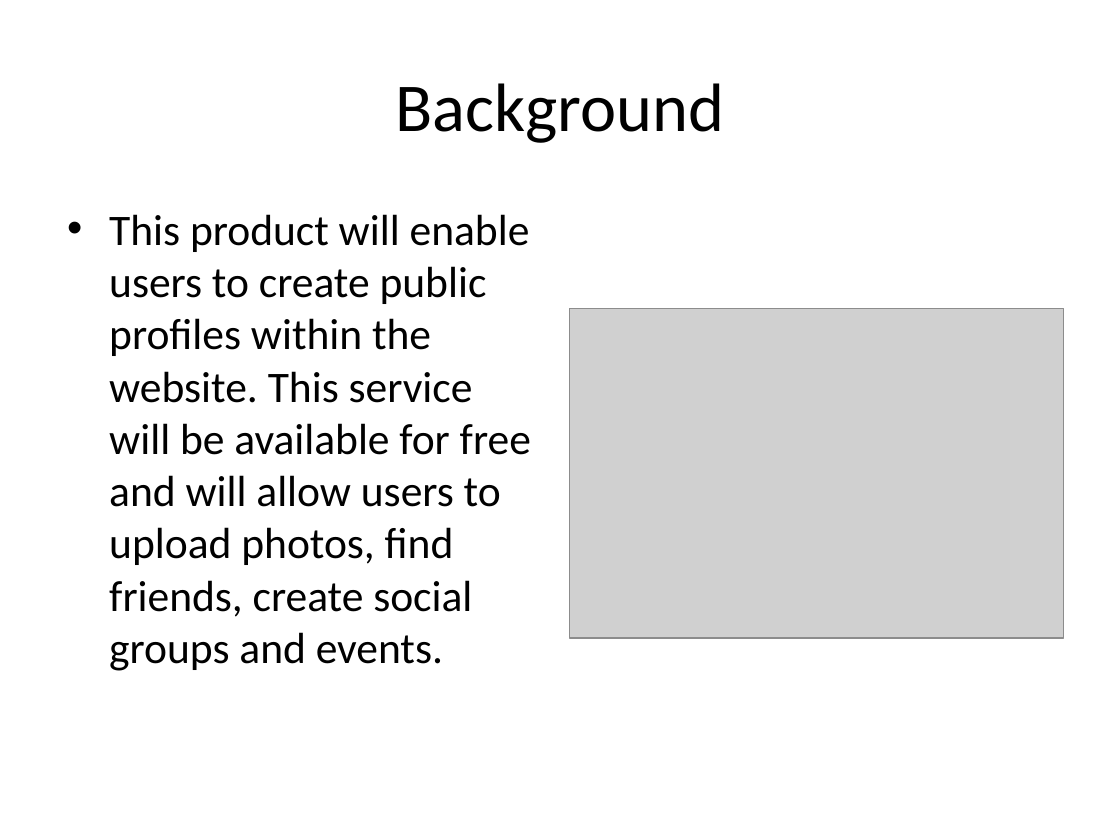
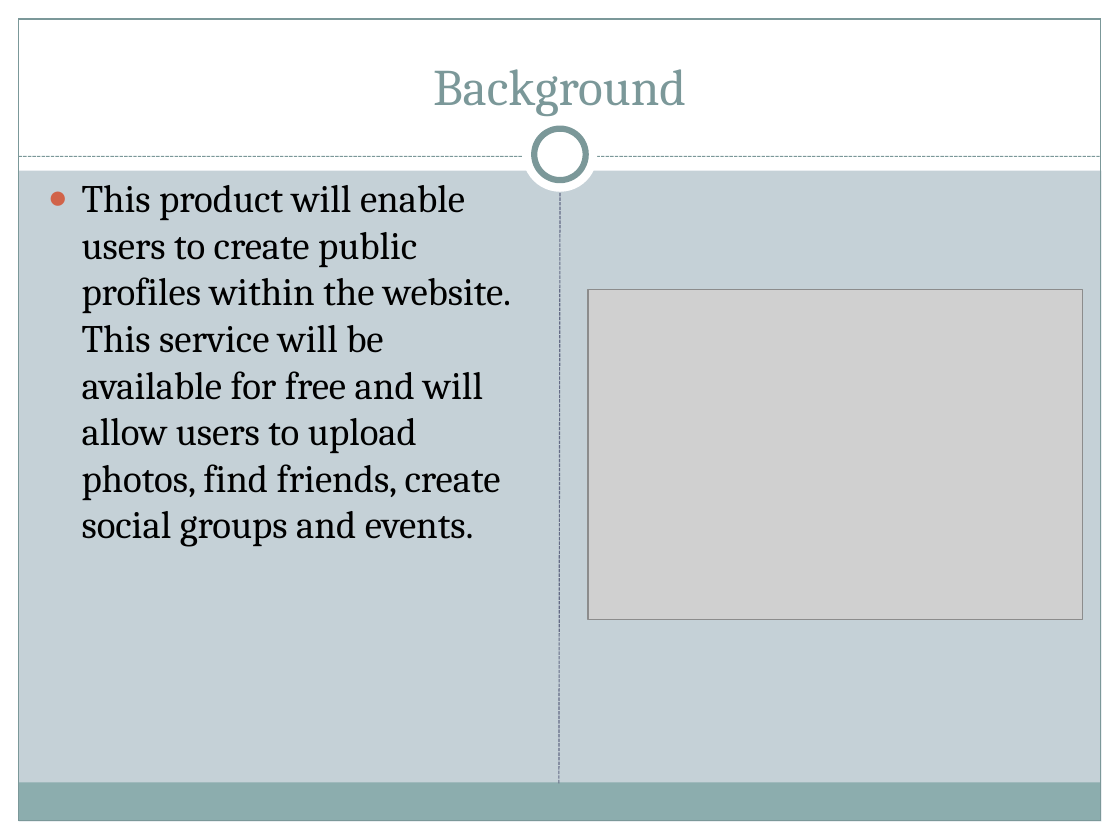
Before and after one commit to gwalda19/hairy-wookie, a slide deck: slide 3 of Minibase/FinalProject/FinalPresentation.pptx. Drawn at 1120x840 pixels with LibreOffice and Linux fonts; fonts in the diff are those of the drawing; grey boxes stand for pictures. Boxes give left, top, right and bottom in pixels: in the first picture for what was removed or moved away, otherwise in the second. Text is boxed around its words. In the diff, an @@ line names an element or a change of style, - is before the commit and + after.

```diff
--- a/Minibase/FinalProject/FinalPresentation.pptx
+++ b/Minibase/FinalProject/FinalPresentation.pptx
@@ background #FFFFFF to #C5D1D7 @@
@@ rectangle added at bbox=[0, 0, 1120, 170], fill #FFFFFF @@
@@ rectangle added at bbox=[0, 0, 19, 840], fill #FFFFFF @@
@@ rectangle added at bbox=[19, 19, 1101, 821], outline #7C999A 0.75 pt @@
@@ title "Background": place and size @@
-title "Background" at bbox=[395, 83, 724, 143]
+title "Background" at bbox=[433, 69, 686, 116]
@@ title "Background" at bbox=[433, 69, 686, 116]: size 44 to 33 pt, font Calibri to Cambria, text colour #000000 to #7C999A; vertical alignment middle to bottom @@
@@ rectangle added at bbox=[1101, 0, 1120, 840], fill #FFFFFF @@
@@ ellipse added at bbox=[523, 118, 598, 193], fill #FFFFFF @@
@@ ellipse added at bbox=[534, 129, 586, 180], fill #FFFFFF, outline #7C999A 4 pt @@
@@ line added from (19, 157) to (1101, 157), #7C999A 0.75 pt dashed @@
@@ text "This product will enable users ...": place and size @@
-text "This product will enable users ..." at bbox=[109, 214, 531, 671]
+text "This product will enable users ..." at bbox=[82, 185, 511, 547]
@@ text "This product will enable users ..." at bbox=[82, 185, 511, 547]: size 28 to 25 pt, font Calibri to Cambria; bullet • to ● @@
@@ line added from (559, 783) to (560, 193), #646B86 0.75 pt dashed @@
@@ picture: place and size @@
-picture at bbox=[569, 308, 1064, 637]
+picture at bbox=[588, 290, 1083, 619]
@@ rectangle added at bbox=[18, 783, 1100, 821], fill #8CADAE @@
@@ rectangle added at bbox=[0, 821, 1120, 840], fill #FFFFFF @@
```
Also in this commit, not shown: 12 other slides changed, 8 slides added, 6 slides removed.
